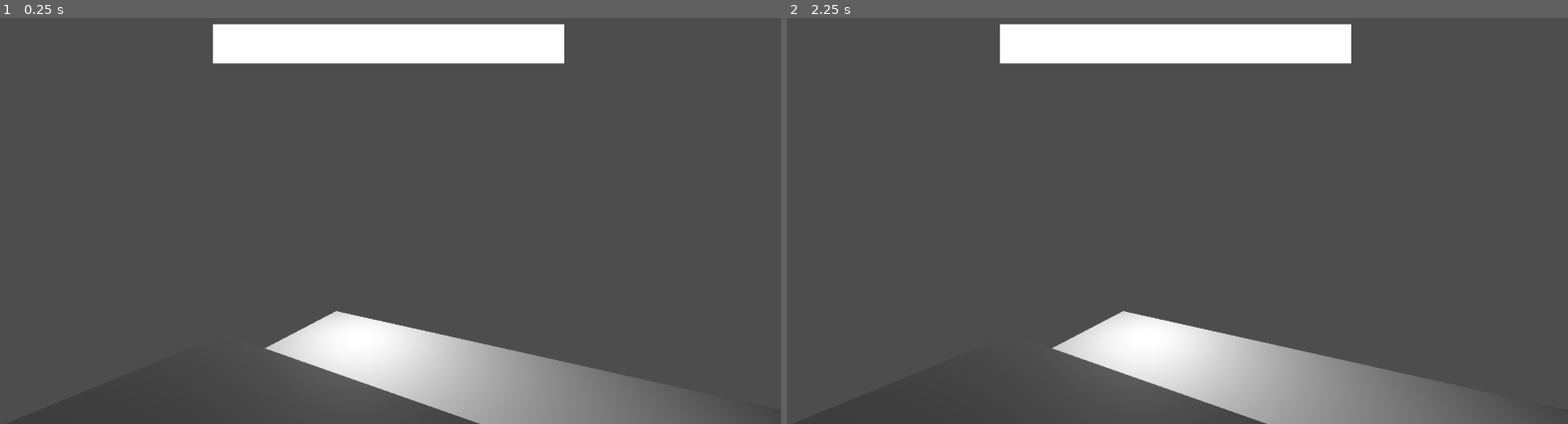
Above: before the commit, frames 1-2 (left to right).
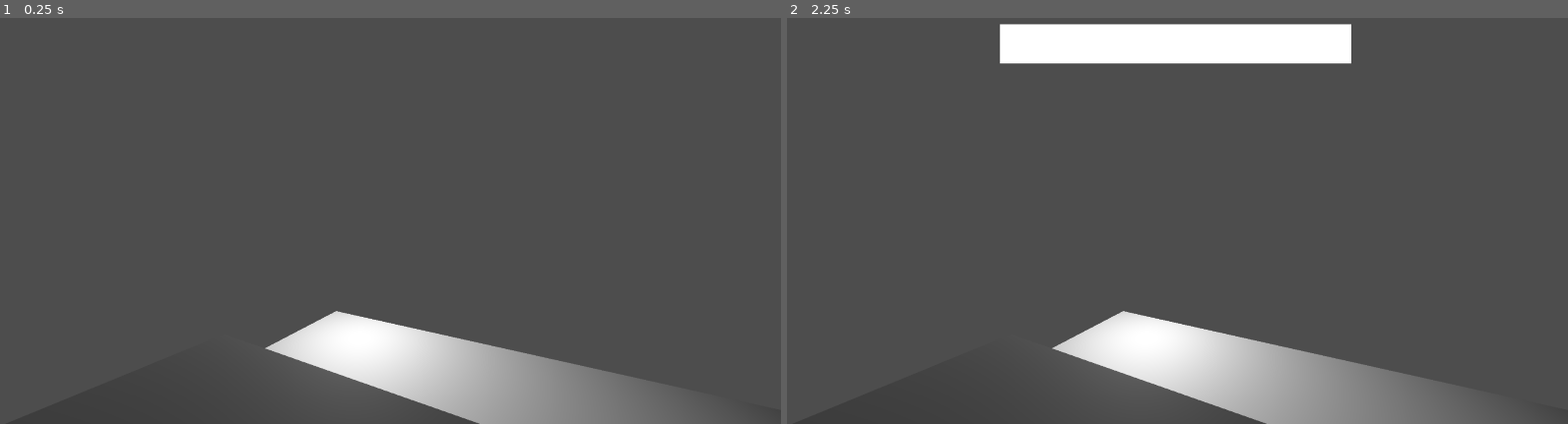
Above: after the commit, the same moments.

Repository: BrownRISDGameDevelopers/hungry-haus
Game: Godot game, scene res://src/Game.tscn
Same seed, same stepped clock (60 frames per second), same inputs: the game is played once before the commit and once after it.
Inputs:
- Up to frame 1 (0.25 s): no input
- Up to frame 2 (2.25 s): tap Enter at 0.5, 2 s; hold Tab (interact) 0.53-1.28 s; tap Space at 1.25 s; tap Tab (interact) at 1.35 s; hold Tab (interact) from 2.03 s (still down)

The runs differ from the first frame. In frame 1, 4.5% of the frame differs, in the area x 27-73%, y 1-12%; in frame 2, nothing differs.

Commit message:
add ui toggle function

Diff:
--- a/src/ui/puzzle.gd
+++ b/src/ui/puzzle.gd
@@ -2,20 +2,23 @@
 
 class_name Puzzle
 
-# var is_visible : bool = false
-# var opaque : Color = Color(1,1,1,1)
-# var clear : Color = Color(1,1,1,0)
+var puzzle_active : bool = false
+var opaque : Color = Color(1,1,1,1)
+var clear : Color = Color(1,1,1,0)
 
-# func _ready():
-# 	modulate = Color(1,1,1,0)
+func _ready():
+	modulate = Color(1,1,1,0)
 
-# func _input(event):
-# 	if event.action_is_pressed("interact"):
-# 		print("toggling visibility")
-# 		ToggleVisibility()
+func _input(event):
+	if event.is_action_pressed("interact"):
+		ToggleVisibility()
+	else:
+		pass
 
-# func ToggleVisibility():
-# 	if is_visible:
-# 		modulate = clear
-# 	else:
-# 		modulate = opaque
+func ToggleVisibility():
+	if puzzle_active:
+		modulate = clear
+		puzzle_active = false
+	else:
+		modulate = opaque
+		puzzle_active = true
